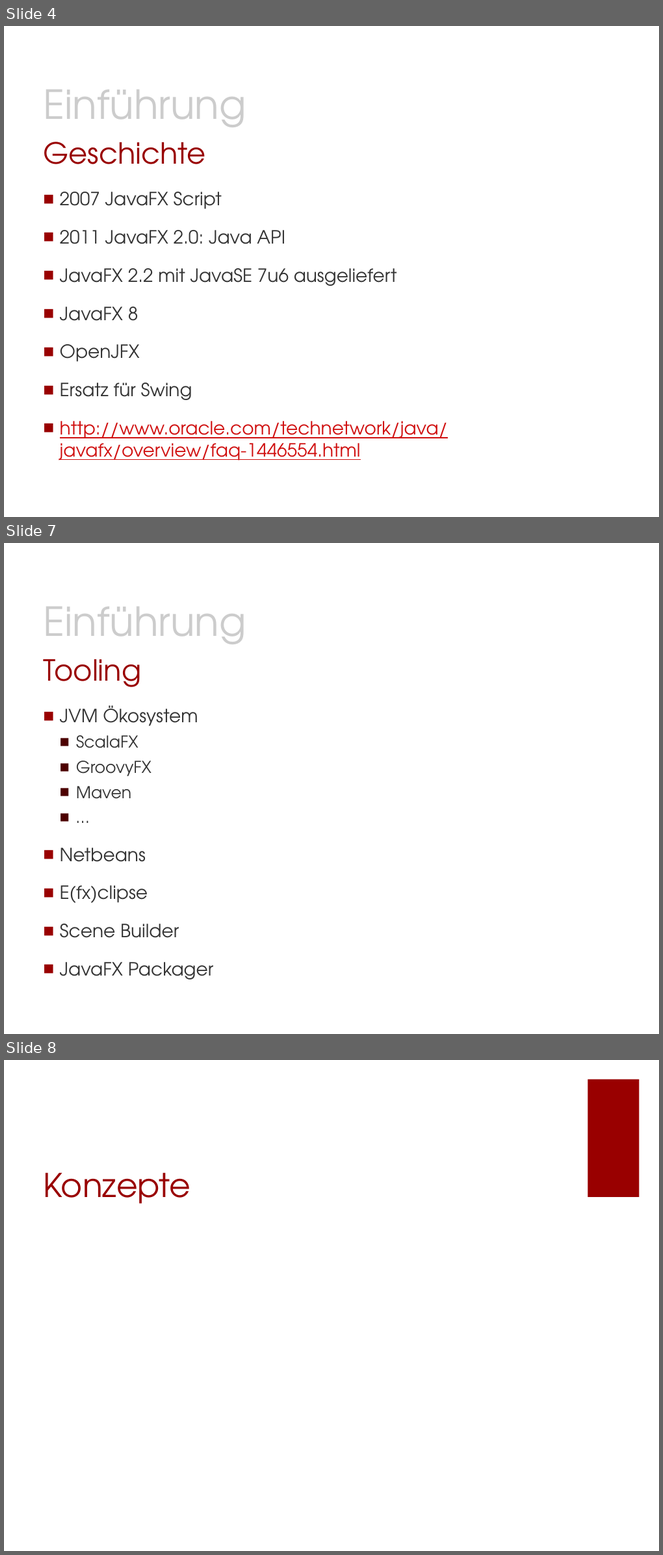
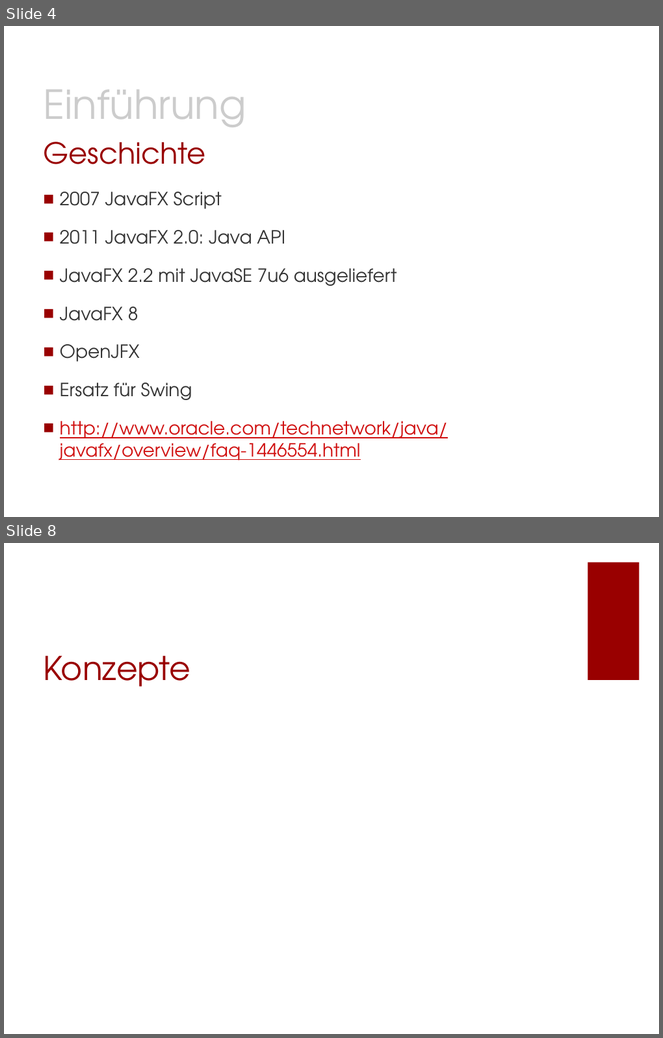
Before and after one commit to Morkunas/jfxusergroup, a slide deck: JavaFX-UserGroup.pptx. Shown one above the other, each under a label of ours: slides 4, 7 and 8 before the commit, slides 4 and 8 after it; the slides between them are not shown. The pictures are 663x1555 and 663x1038 pixels, drawn with LibreOffice and Linux fonts; fonts in the diff are those of the drawing; background and template pictures are left out. Boxes give left, top, right and bottom in pixels: in the first picture for what was removed or moved away, otherwise in the second. Text is boxed around its words. In the diff, an @@ line names an element or a change of style, - is before the commit and + after.

```diff
--- a/JavaFX-UserGroup.pptx
+++ b/JavaFX-UserGroup.pptx
@@ slide 7 removed at box(4, 543, 659, 1034), background #FFFFFF @@
@@ text removed at box(43, 607, 246, 644) @@
-Einführung
@@ title removed at box(43, 659, 141, 687) @@
-Tooling
@@ text removed at box(60, 705, 213, 980) @@
-■ JVM Ökosystem
-  ■ ScalaFX
-  ■ GroovyFX
-  ■ Maven
-  ■ …
-■ Netbeans
-■ E(fx)clipse
-■ Scene Builder
-■ JavaFX Packager
```
Also in this commit, not shown: 3 slides changed, 1 slide added.
